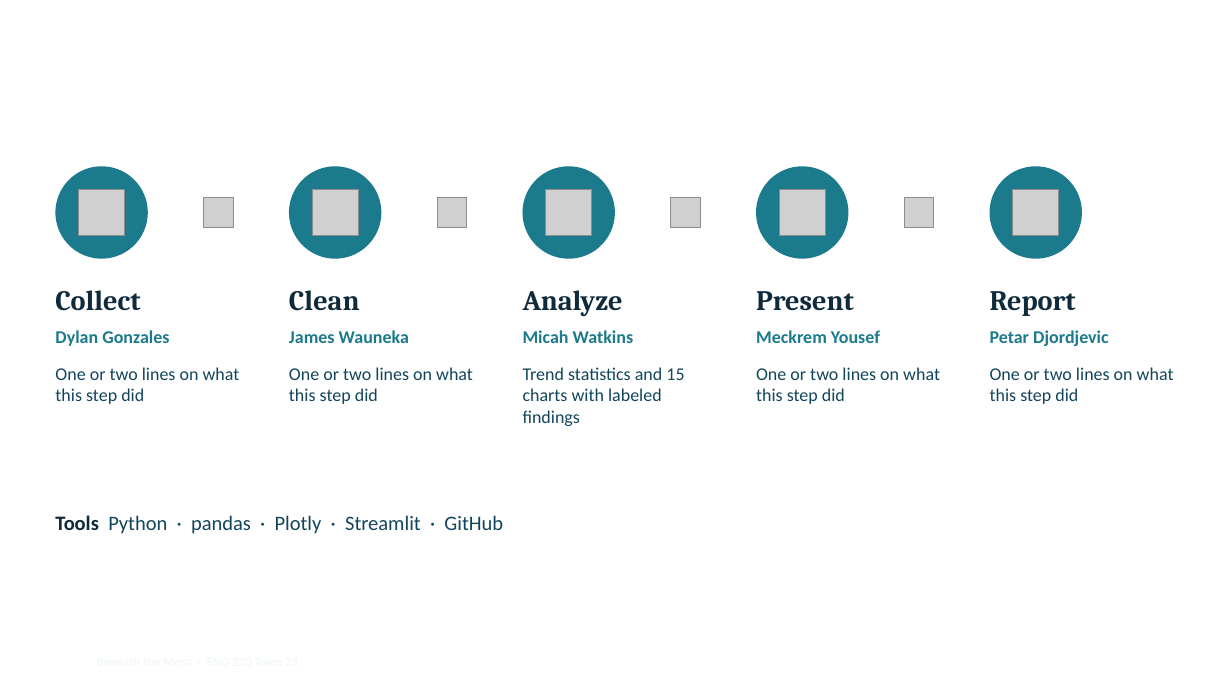
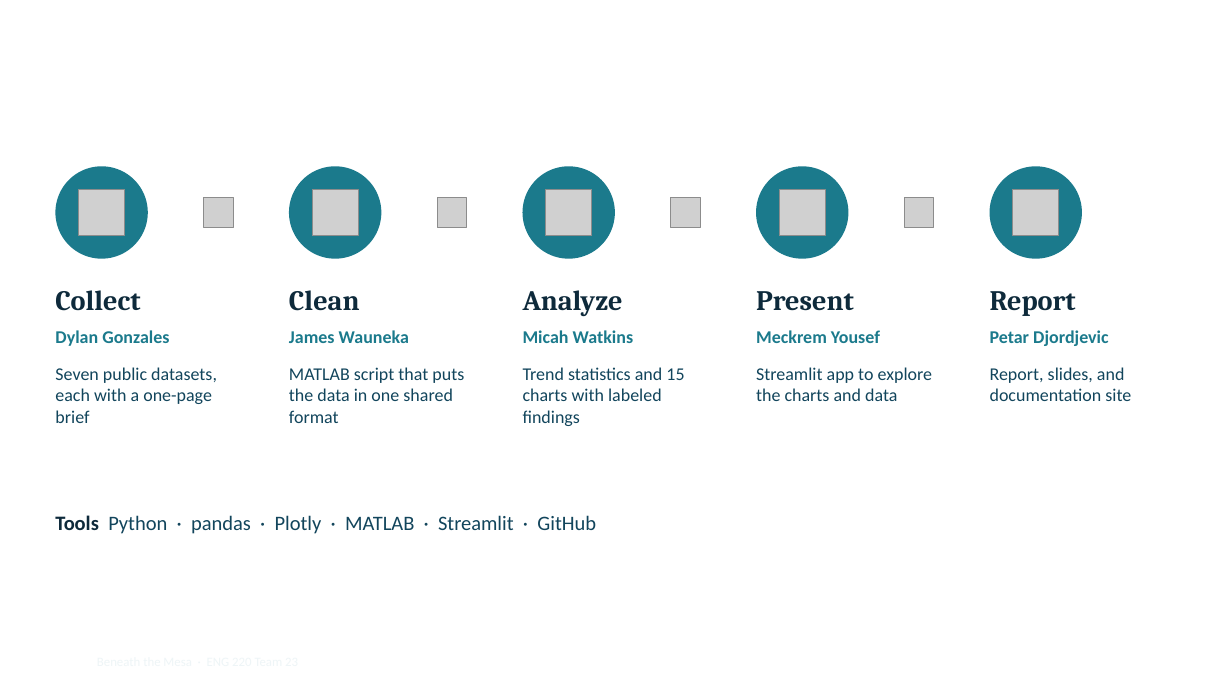
Before and after one commit to myousef-1/eng_220_aquifer_project, a slide deck: slide 7 of docs/files/beneath_the_mesa_slides.pptx. Drawn at 1232x693 pixels with LibreOffice and Linux fonts; fonts in the diff are those of the drawing; grey boxes stand for pictures; background and template pictures are left out. Boxes give left, top, right and bottom in pixels: in the first picture for what was removed or moved away, otherwise in the second. Text is boxed around its words. In the diff, an @@ line names an element or a change of style, - is before the commit and + after.

```diff
--- a/docs/files/beneath_the_mesa_slides.pptx
+++ b/docs/files/beneath_the_mesa_slides.pptx
@@ text at [55, 367, 217, 423]: text changed @@
-One or two lines on what this step did
+Seven public datasets, each with a one-page brief
@@ text at [289, 367, 464, 423]: text changed @@
-One or two lines on what this step did
+MATLAB script that puts the data in one shared format
@@ text at [756, 367, 932, 401]: text changed @@
-One or two lines on what this step did
+Streamlit app to explore the charts and data
@@ text at [990, 367, 1131, 401]: text changed @@
-One or two lines on what this step did
+Report, slides, and documentation site
@@ text at [55, 515, 596, 534]: text changed @@
-Tools Python · pandas · Plotly · Streamlit · GitHub
+Tools Python · pandas · Plotly · MATLAB · Streamlit · GitHub
```
Also in this commit, not shown: 4 other slides changed, 5 slides added, 2 slides removed, 1 other file.
